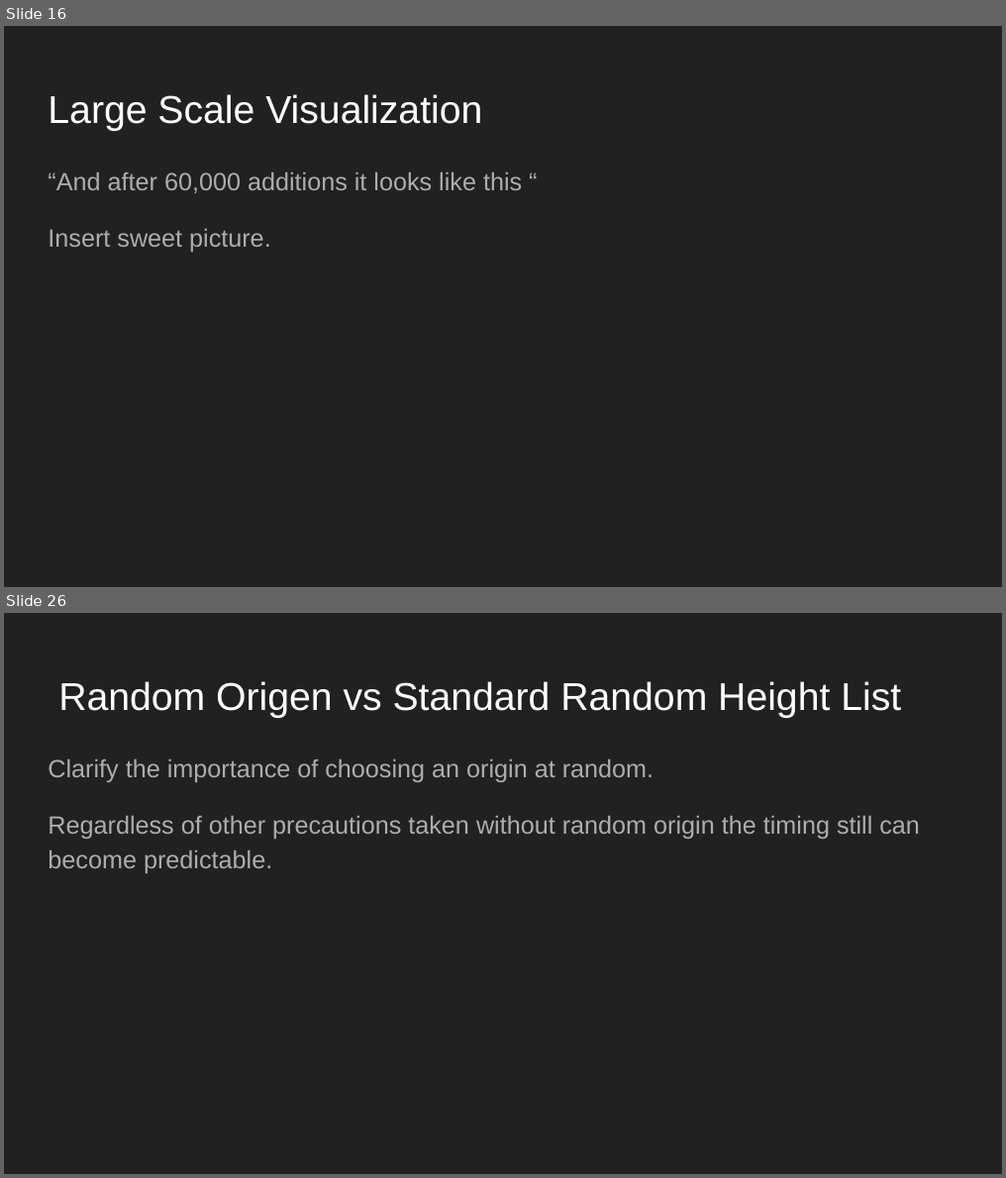
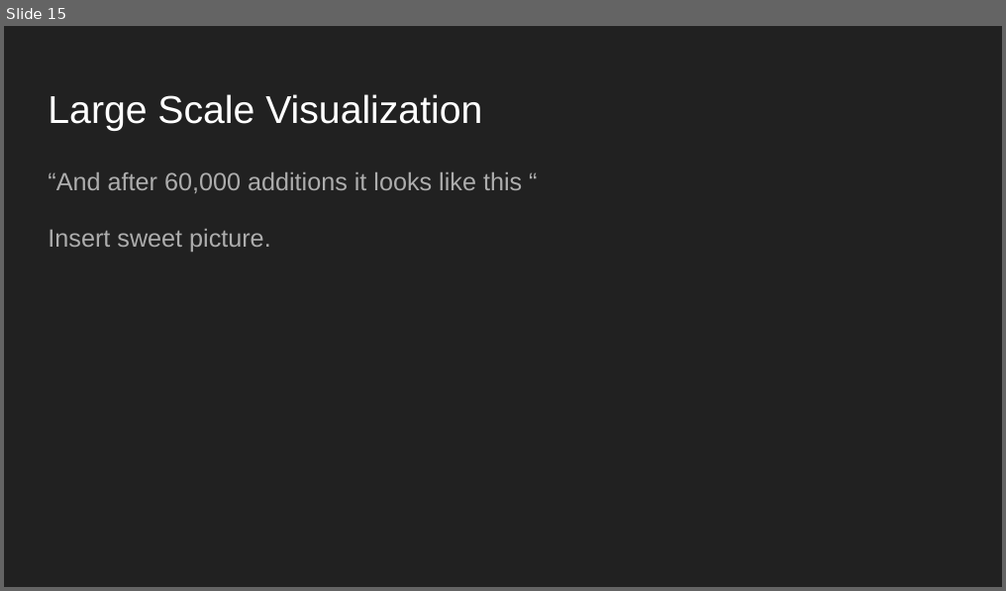
Before and after one commit to JSoddy/432-team10-project, a slide deck: Video/Final Video.pptx. Shown one above the other, each under a label of ours: slides 16 and 26 before the commit, slide 15 after it; the slides between them are not shown. The pictures are 1006x1178 and 1006x591 pixels, drawn with LibreOffice and Linux fonts; fonts in the diff are those of the drawing. Boxes give left, top, right and bottom in pixels: in the first picture for what was removed or moved away, otherwise in the second. Text is boxed around its words. In the diff, an @@ line names an element or a change of style, - is before the commit and + after.

Commit message:
Updated version of PPT
Still need small scale visualizations and one large scale.

```diff
--- a/Video/Final Video.pptx
+++ b/Video/Final Video.pptx
@@ slide 26 removed at [4,613,1002,1174], background #212121 @@
@@ title removed at [58,681,901,718] @@
-Random Origen vs Standard Random Height List
@@ text removed at [48,760,920,873] @@
-Clarify the importance of choosing an origin at random.
-Regardless of other precautions taken without random origin the timing still can become predictable.
@@ what was slide 16 is now slide 15 @@
```
Also in this commit, not shown: 8 slides changed, 16 slides added, 16 other slides removed.
